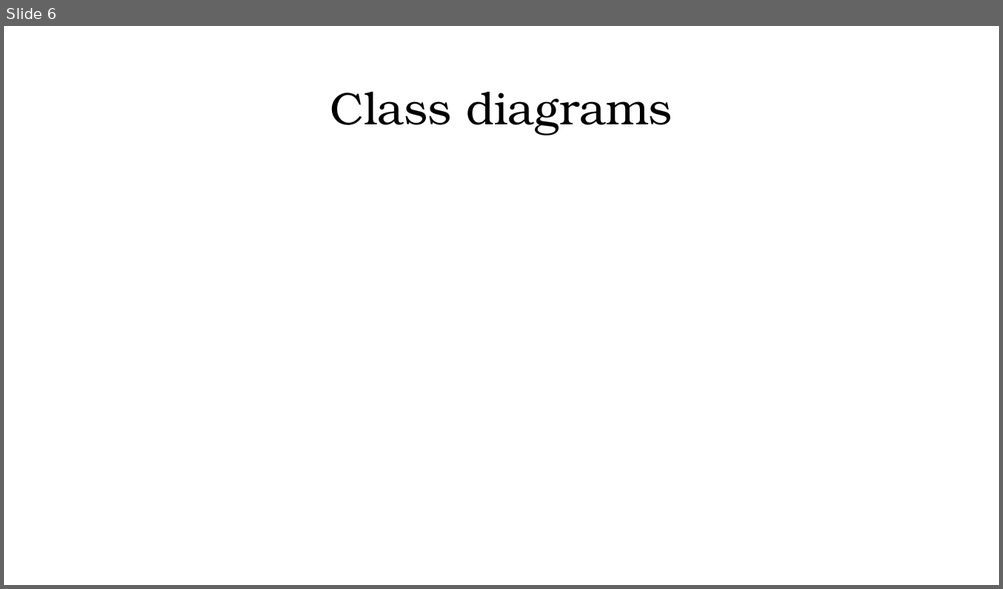
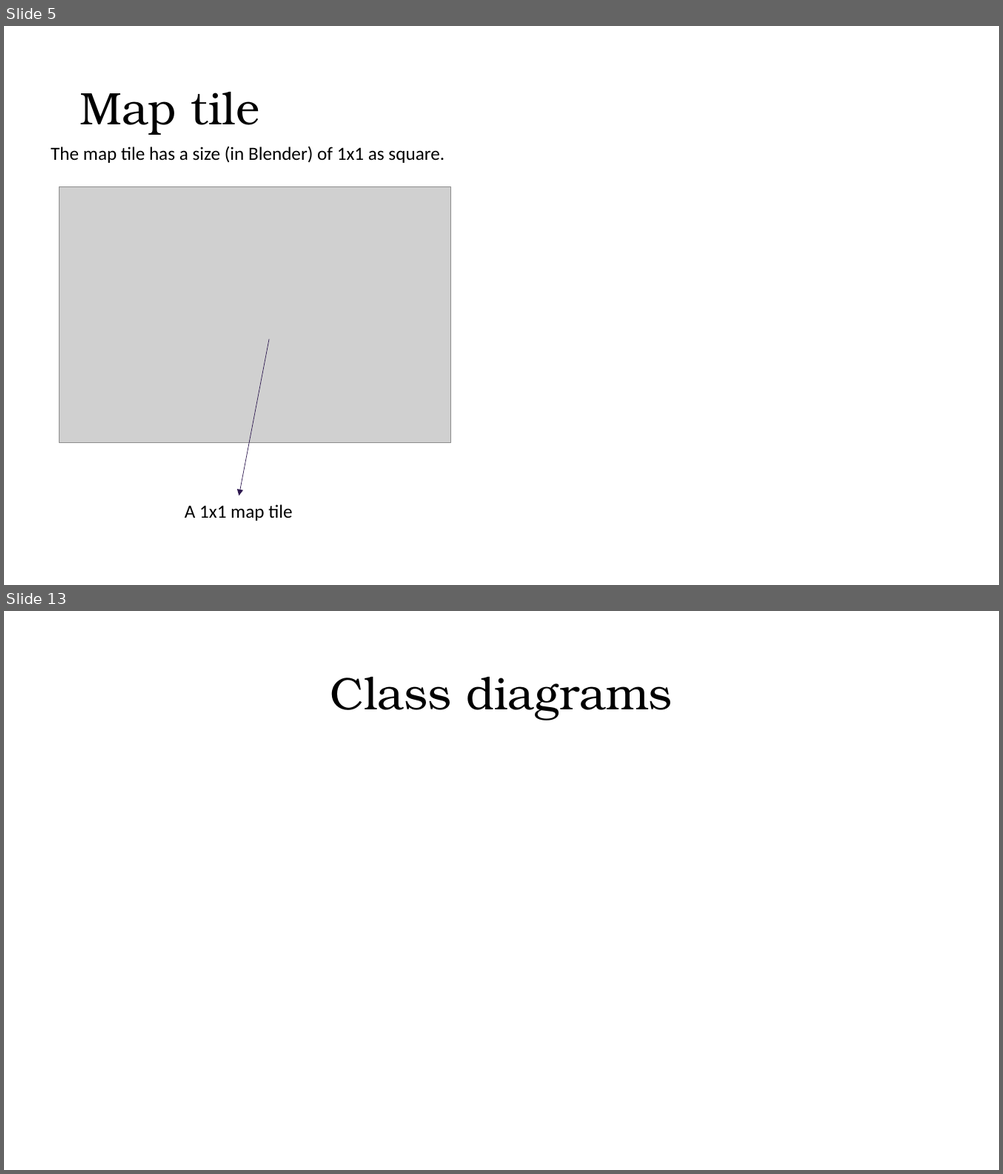
Before and after one commit to george2209/PlanesAndShips, a slide deck: PlanesAndShips/docs/ProjectDocumentation.pptx. Shown one above the other, each under a label of ours: slide 6 before the commit, slides 5 and 13 after it; the slides between them are not shown. The pictures are 1003x589 and 1003x1174 pixels, drawn with LibreOffice and Linux fonts; fonts in the diff are those of the drawing; grey boxes stand for pictures. Boxes give left, top, right and bottom in pixels: in the first picture for what was removed or moved away, otherwise in the second. Text is boxed around its words. In the diff, an @@ line names an element or a change of style, - is before the commit and + after.

Commit message:
adding the blender files and updating the documentation

```diff
--- a/PlanesAndShips/docs/ProjectDocumentation.pptx
+++ b/PlanesAndShips/docs/ProjectDocumentation.pptx
@@ slide 5 added at box(4, 26, 999, 585), background #FFFFFF @@
@@ title added at box(79, 92, 259, 135), 44 pt, text #000000 @@
+Map tile
@@ text added at box(51, 147, 444, 163), 18 pt, text #000000 @@
+The map tile has a size (in Blender) of 1x1 as square.
@@ picture added at box(60, 187, 451, 443) @@
@@ arrow added from (269, 339) to (239, 496), #2D184F 0.5 pt @@
@@ text added at box(185, 505, 292, 521), 18 pt, text #000000 @@
+A 1x1 map tile
@@ what was slide 6 is now slide 13 @@
```
Also in this commit, not shown: 2 slides changed, 7 other slides added, 5 other files.
